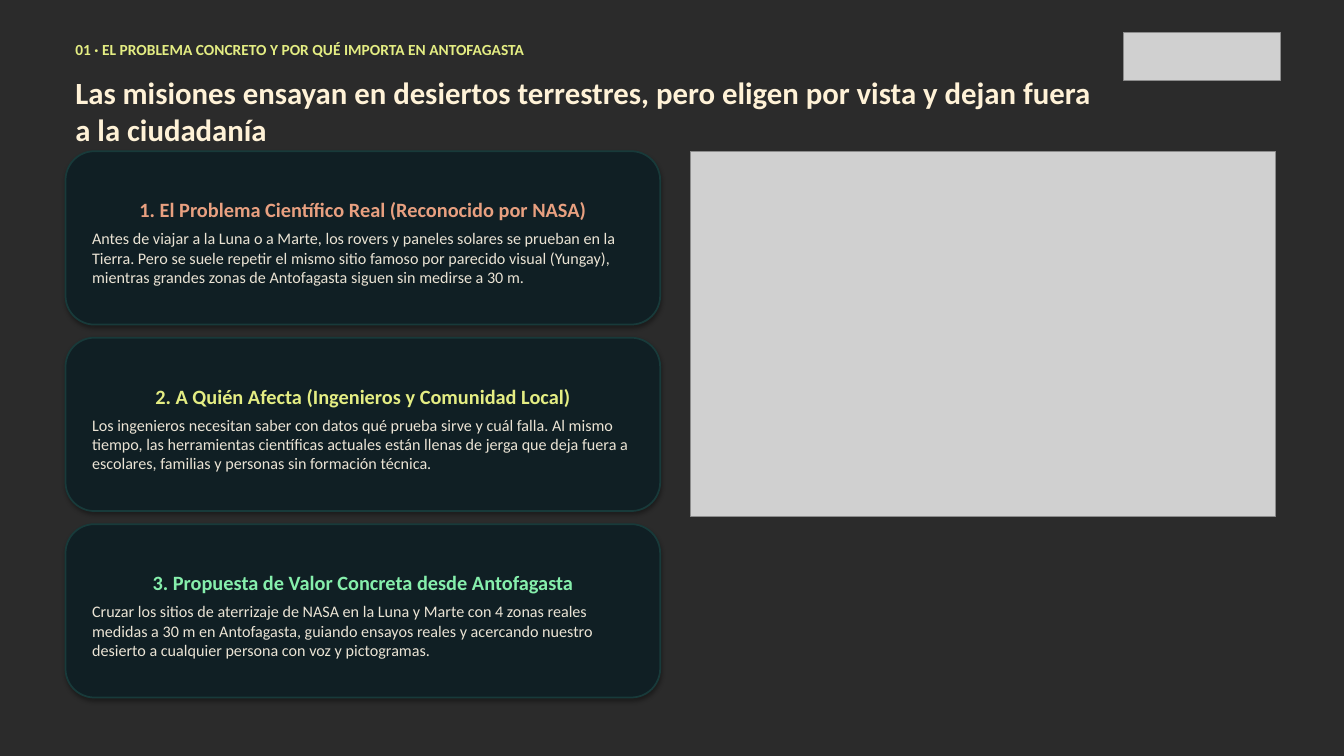
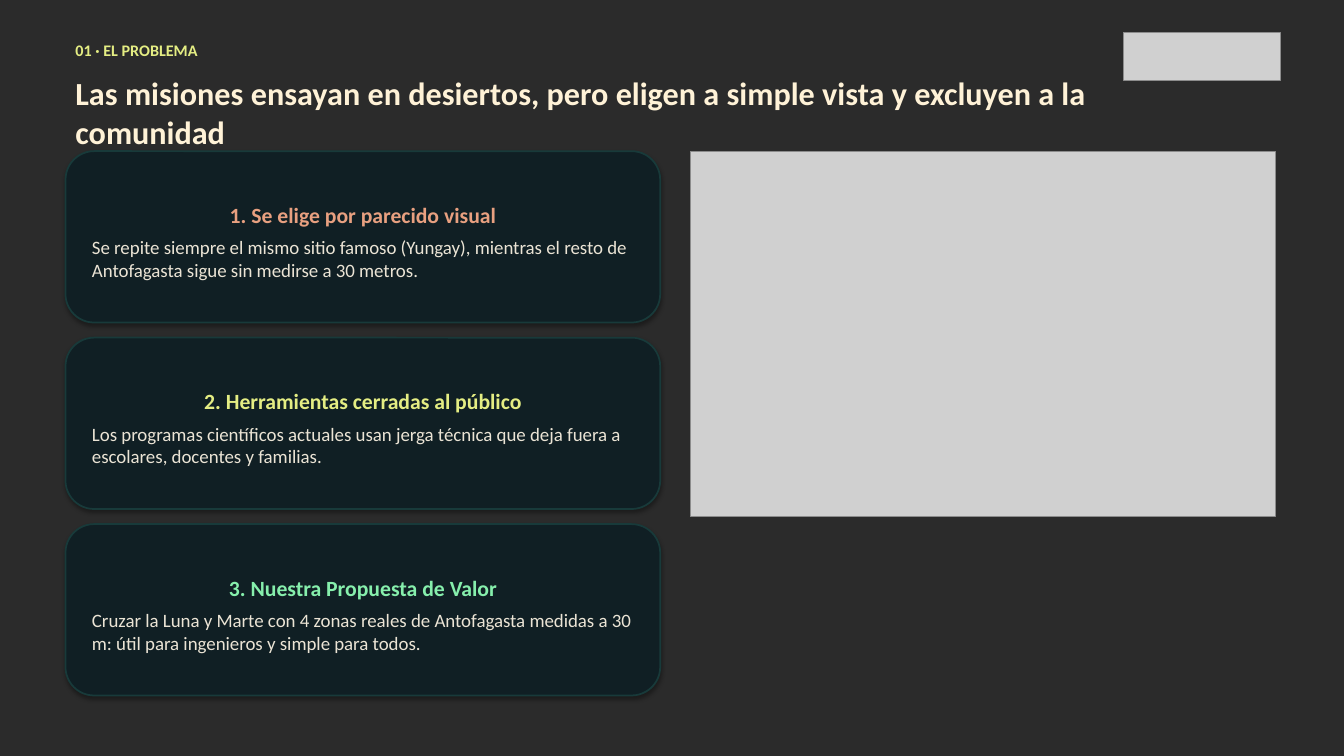
Before and after one commit to AnGeMoNs/Ckepi, a slide deck: slide 2 of docs/nehe/ckepi-pitch-es.pptx. Drawn at 1344x756 pixels with LibreOffice and Linux fonts; fonts in the diff are those of the drawing; grey boxes stand for pictures; background and template pictures are left out; a plain dark background stands for a picture behind light text. Boxes give left, top, right and bottom in pixels: in the first picture for what was removed or moved away, otherwise in the second. Text is boxed around its words. In the diff, an @@ line names an element or a change of style, - is before the commit and + after.

```diff
--- a/docs/nehe/ckepi-pitch-es.pptx
+++ b/docs/nehe/ckepi-pitch-es.pptx
@@ text at [75, 45, 198, 56]: text changed; size 11 to 11.5 pt @@
-01 · EL PROBLEMA CONCRETO Y POR QUÉ IMPORTA EN ANTOFAGASTA
+01 · EL PROBLEMA
@@ text at [75, 82, 1085, 145]: text changed; size 22 to 23 pt @@
-Las misiones ensayan en desiertos terrestres, pero eligen por vista y dejan fuera a la ciudadanía
+Las misiones ensayan en desiertos, pero eligen a simple vista y excluyen a la comunidad
@@ text in rounded rectangle at [92, 207, 626, 281]: text changed; size 11.5 to 13.5 pt @@
-1. El Problema Científico Real (Reconocido por NASA)
-Antes de viajar a la Luna o a Marte, los rovers y paneles solares se prueban en la Tierra. Pero se suele repetir el mismo sitio famoso por parecido visual (Yungay), mientras grandes zonas de Antofagasta siguen sin medirse a 30 m.
+1. Se elige por parecido visual
+Se repite siempre el mismo sitio famoso (Yungay), mientras el resto de Antofagasta sigue sin medirse a 30 metros.
@@ text in rounded rectangle at [92, 393, 620, 466]: text changed; size 11.5 to 13.5 pt @@
-2. A Quién Afecta (Ingenieros y Comunidad Local)
-Los ingenieros necesitan saber con datos qué prueba sirve y cuál falla. Al mismo tiempo, las herramientas científicas actuales están llenas de jerga que deja fuera a escolares, familias y personas sin formación técnica.
+2. Herramientas cerradas al público
+Los programas científicos actuales usan jerga técnica que deja fuera a escolares, docentes y familias.
@@ text in rounded rectangle at [92, 580, 631, 654]: text changed; size 11.5 to 13.5 pt @@
-3. Propuesta de Valor Concreta desde Antofagasta
-Cruzar los sitios de aterrizaje de NASA en la Luna y Marte con 4 zonas reales medidas a 30 m en Antofagasta, guiando ensayos reales y acercando nuestro desierto a cualquier persona con voz y pictogramas.
+3. Nuestra Propuesta de Valor
+Cruzar la Luna y Marte con 4 zonas reales de Antofagasta medidas a 30 m: útil para ingenieros y simple para todos.
```
Also in this commit, not shown: 6 other slides changed, 15 other files.
